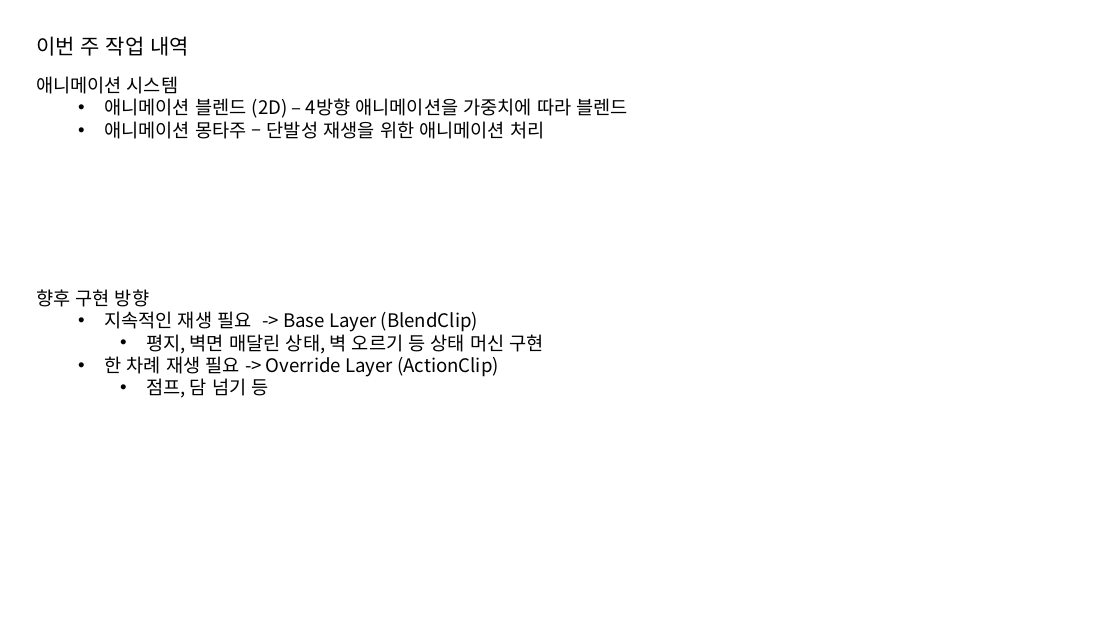
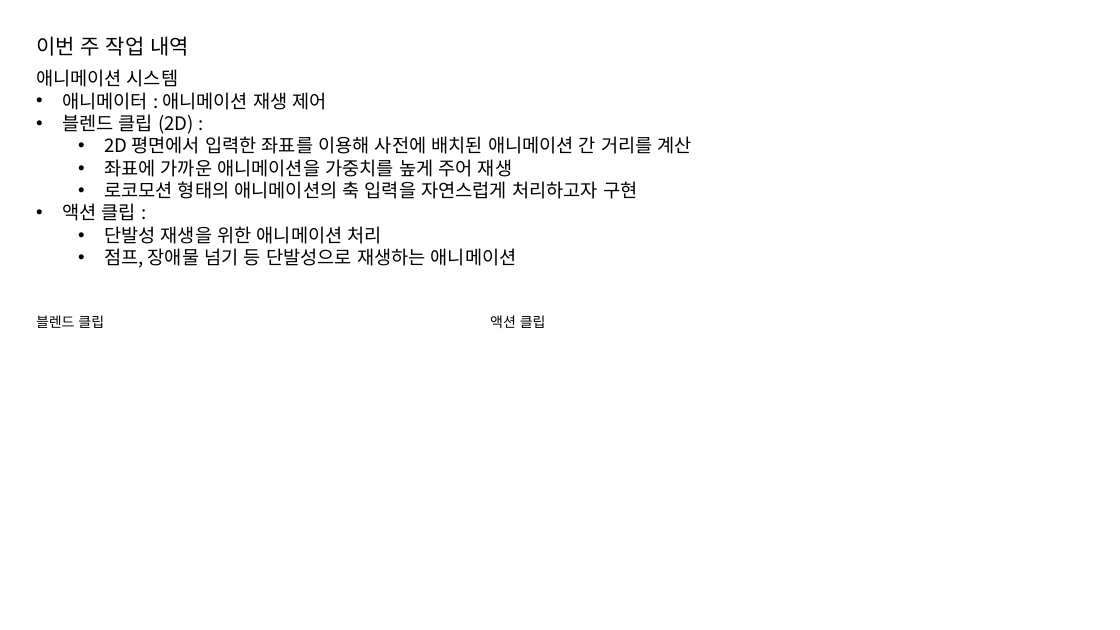
Before and after one commit to jhk0701/PA26-Character-Animation-Parkour, a slide deck: slide 2 of PPT/week2.pptx. Drawn at 1120x630 pixels with LibreOffice and Linux fonts; fonts in the diff are those of the drawing. Boxes give left, top, right and bottom in pixels: in the first picture for what was removed or moved away, otherwise in the second. Text is boxed around its words. In the diff, an @@ line names an element or a change of style, - is before the commit and + after.

```diff
--- a/PPT/week2.pptx
+++ b/PPT/week2.pptx
@@ text "애니메이션 시스템" moved from (x1=36, y1=76, x2=628, y2=139) to (x1=36, y1=69, x2=692, y2=268) @@
@@ text at (x1=62, y1=92, x2=692, y2=268): text changed @@
-  • 애니메이션 블렌드 (2D) – 4방향 애니메이션을 가중치에 따라 블렌드
-  • 애니메이션 몽타주 – 단발성 재생을 위한 애니메이션 처리
+  • 애니메이터 : 애니메이션 재생 제어
+  • 블렌드 클립 (2D) :
+    • 2D 평면에서 입력한 좌표를 이용해 사전에 배치된 애니메이션 간 거리를 계산
+    • 좌표에 가까운 애니메이션을 가중치를 높게 주어 재생
+    • 로코모션 형태의 애니메이션의 축 입력을 자연스럽게 처리하고자 구현
+  • 액션 클립 :
+    • 단발성 재생을 위한 애니메이션 처리
+    • 점프, 장애물 넘기 등 단발성으로 재생하는 애니메이션
@@ text removed at (x1=36, y1=289, x2=544, y2=398) @@
-향후 구현 방향
-  • 지속적인 재생 필요 -> Base Layer (BlendClip)
-    • 평지, 벽면 매달린 상태, 벽 오르기 등 상태 머신 구현
-  • 한 차례 재생 필요 -> Override Layer (ActionClip)
-    • 점프, 담 넘기 등
@@ text added at (x1=36, y1=315, x2=104, y2=328), 12 pt, text #000000 @@
+블렌드 클립
@@ text added at (x1=490, y1=315, x2=546, y2=328), 12 pt, text #000000 @@
+액션 클립
```
Also in this commit, not shown: 2 other slides changed, 1 slide added, 1 other file.
